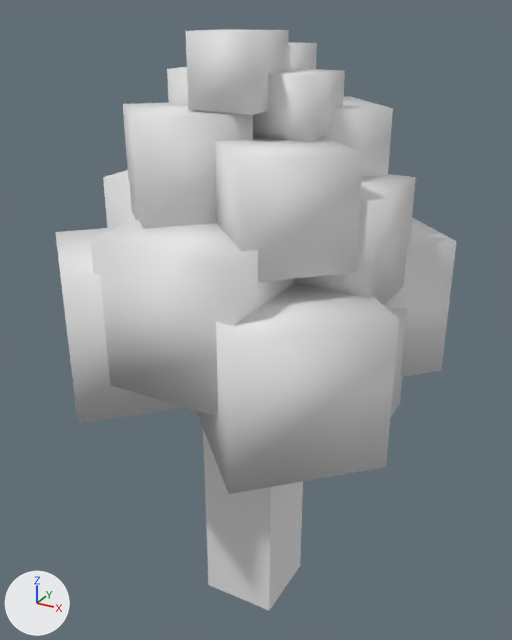
Before and after pictures for a commit that changed the FBX model Kalevala_jrpg/Assets/Graphics/Mesh/tree.fbx.
Camera for both pictures: a camera (50 mm lens) standing at (1.53, -2.77, 1.77) and looking at (-0.02, 0.05, 0.36). Arrows for +X, +Y and +Z are at lower left; the lights stay in place.

Names of what the first picture shows: 'tree_leaves', 'tree_trunk'.
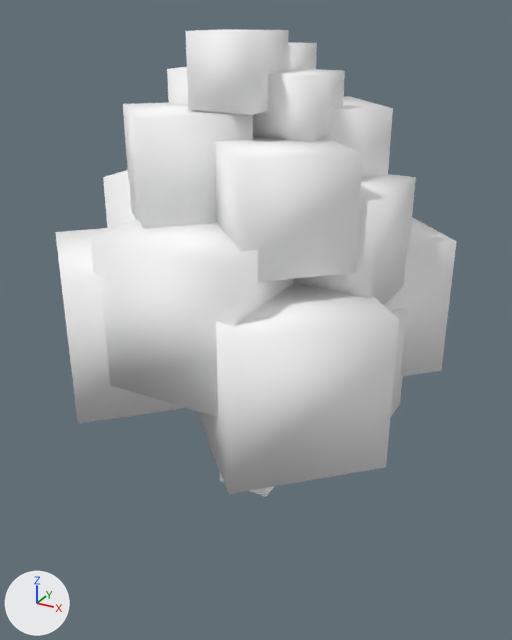
The newer file is also rescaled (x1.049), turned or shifted as a whole; pictures and numbers use the older file's frame.

Location of each change, (x1, y1, x2, y2) in pixels of the pictures (512 x 640 px):
'tree_leaves', recoloured
    both: (55, 29, 457, 494)
'tree_trunk', moved, rescaled
    before: (203, 429, 303, 610)
    after: (220, 473, 274, 497)

The change, as a list of edits to the scene's bpy script:
```text
Change mat_tree_leaves:
    mat_tree_leaves.base_color: (0.8, 0.8, 0.8) -> (1.0, 1.0, 1.0)  # white #e7e7e7 -> white #ffffff
Change ob_tree_trunk:
    ob_tree_trunk.location: (0.0, 0.0, -0.003) -> (0.0, 0.0, 0.336)
    ob_tree_trunk.scale: (0.194, 0.194, 1.22) -> (0.137, 0.137, 0.861)
```
